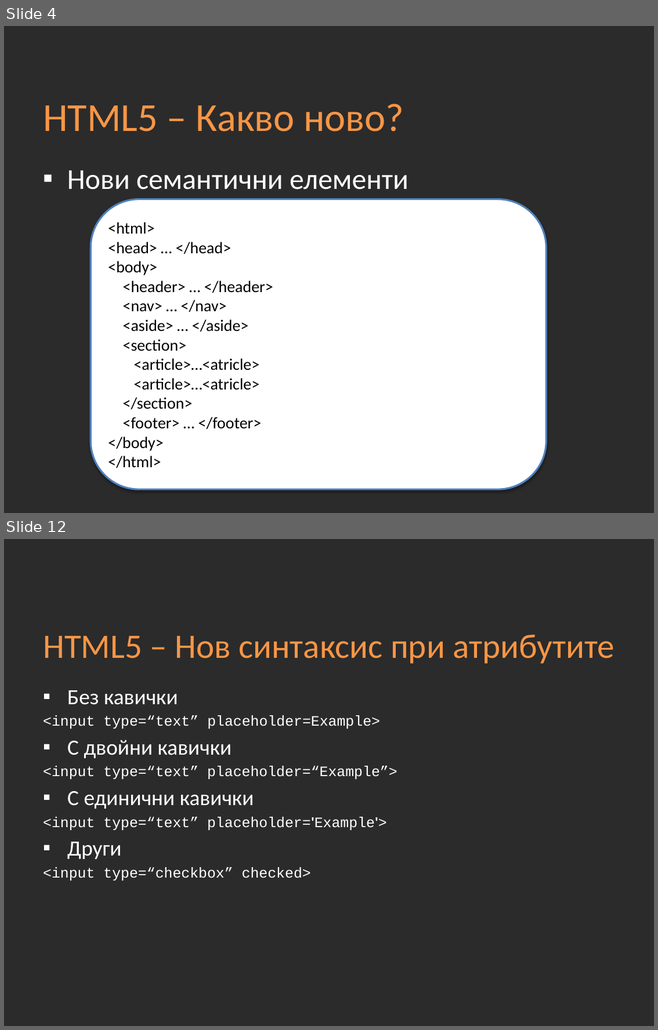
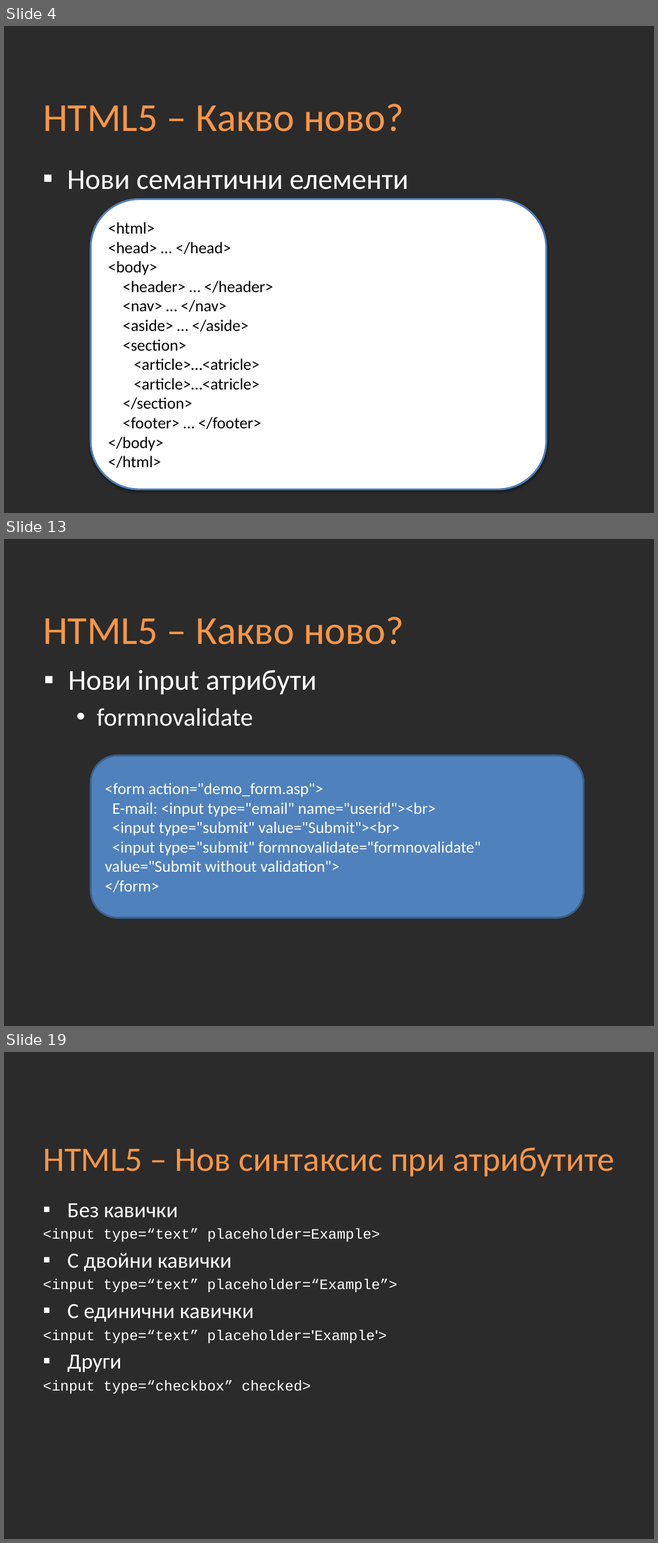
Before and after one commit to Academy-Soft-Intellect/Front-End-Course, a slide deck: 03-HTML5/03-HTML5.pptx. Shown one above the other, each under a label of ours: slides 4 and 12 before the commit, slides 4, 13 and 19 after it; the slides between them are not shown. The pictures are 658x1030 and 658x1543 pixels, drawn with LibreOffice and Linux fonts; fonts in the diff are those of the drawing; background and template pictures are left out; a plain dark background stands for a picture behind light text. Boxes give left, top, right and bottom in pixels: in the first picture for what was removed or moved away, otherwise in the second. Text is boxed around its words. In the diff, an @@ line names an element or a change of style, - is before the commit and + after.

Commit message:
HTML presentations change

```diff
--- a/03-HTML5/03-HTML5.pptx
+++ b/03-HTML5/03-HTML5.pptx
@@ slide 13 added at bbox=[4, 539, 654, 1026], background picture (left out) @@
@@ title added at bbox=[43, 617, 404, 645], 44 pt, text #F79646 @@
+HTML5 – Какво ново?
@@ text added at bbox=[68, 670, 317, 726], 32 pt, text #FFFFFF @@
+▪ Нови input атрибути
+  • formnovalidate
@@ rounded rectangle added at bbox=[90, 755, 583, 918], fill #4F81BD, outline #3A5F8C 2 pt, 18 pt, text #FFFFFF @@
+<form action="demo_form.asp">
+E-mail: <input type="email" name="userid"><br>
+<input type="submit" value="Submit"><br>
+<input type="submit" formnovalidate="formnovalidate" value="Submit without validation">
+</form>
@@ what was slide 12 is now slide 19 @@
```
Also in this commit, not shown: 9 slides changed, 10 other slides added, 2 slides removed.
